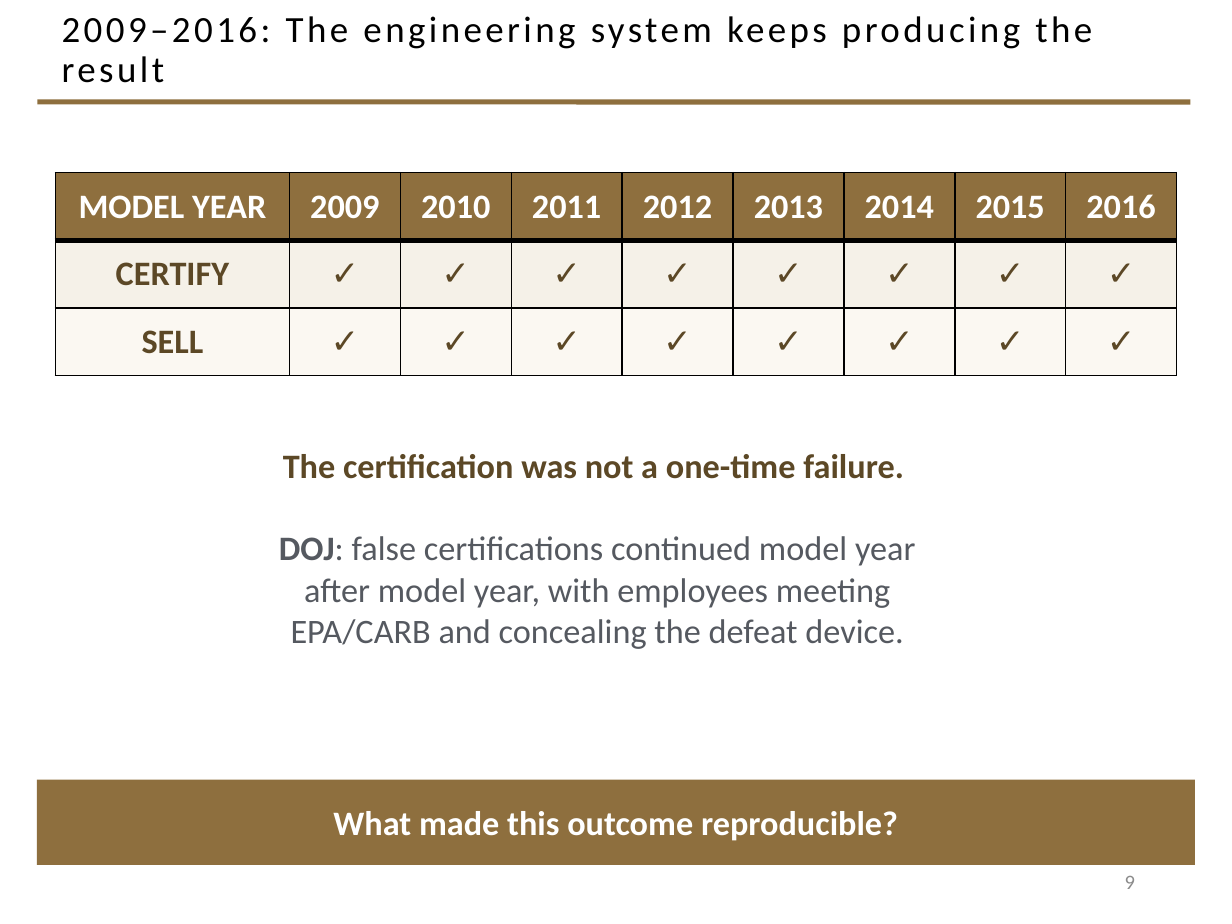
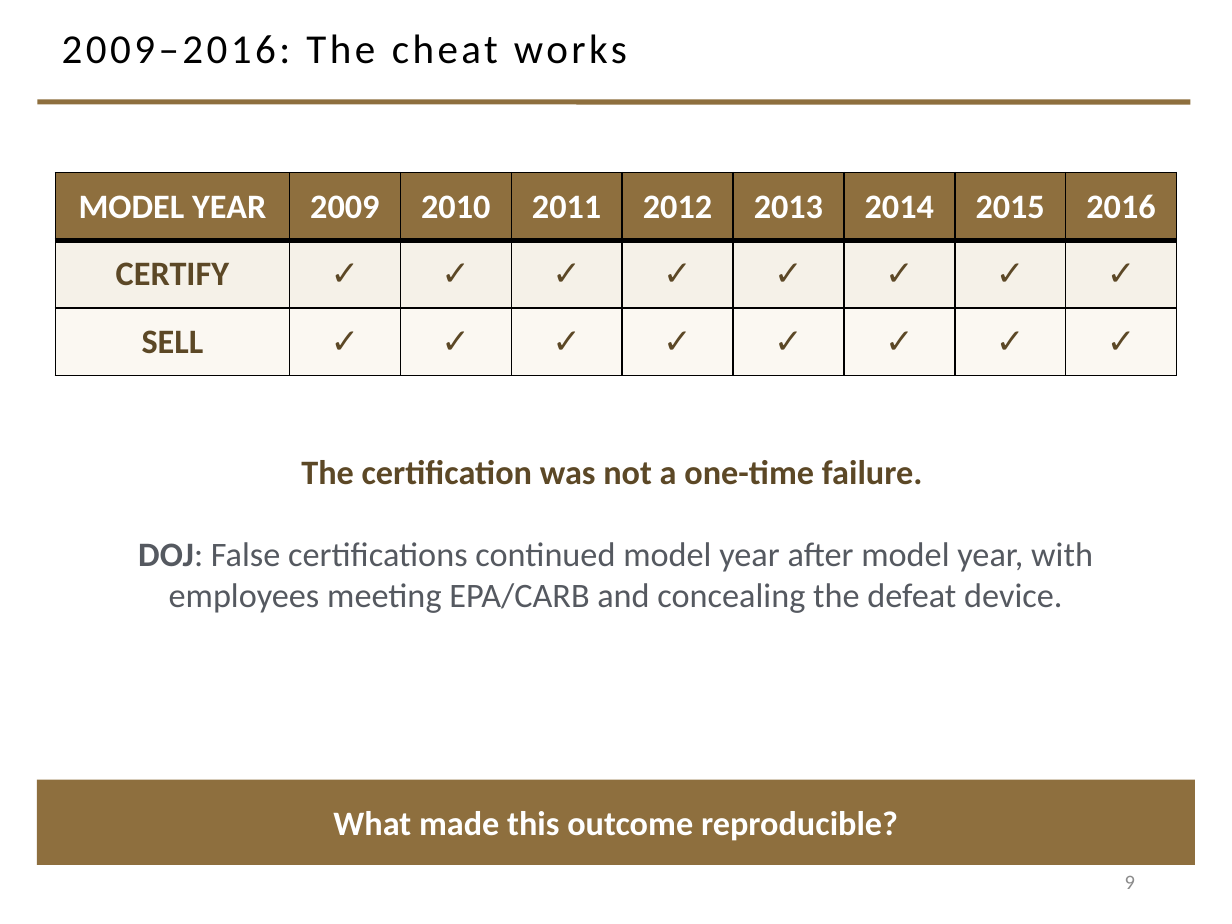
Before and after one commit to davisjam/model-based-agentic-software-engineering, a slide deck: slide 9 of course/lectures/act-2-delegation-and-control/04-failure-aware-engineering/2-4-Failure-Aware-Engineering.pptx. Drawn at 1232x924 pixels with LibreOffice and Linux fonts; fonts in the diff are those of the drawing; background and template pictures are left out. Boxes give left, top, right and bottom in pixels: in the first picture for what was removed or moved away, otherwise in the second. Text is boxed around its words. In the diff, an @@ line names an element or a change of style, - is before the commit and + after.

```diff
--- a/course/lectures/act-2-delegation-and-control/04-failure-aware-engineering/2-4-Failure-Aware-Engineering.pptx
+++ b/course/lectures/act-2-delegation-and-control/04-failure-aware-engineering/2-4-Failure-Aware-Engineering.pptx
@@ title at <box>62,34,627,64</box>: text changed; size 21.6 to 24 pt @@
-2009–2016: The engineering system keeps producing the result
+2009–2016: The cheat works
@@ text "The certification was not a ...": place and size @@
-text "The certification was not a ..." at <box>279,454,915,649</box>
+text "The certification was not a ..." at <box>138,460,1093,613</box>
@@ text at <box>138,542,1093,613</box>: text changed @@
-DOJ: false certifications continued model year after model year, with employees meeting EPA/CARB and concealing the defeat device.
+DOJ: False certifications continued model year after model year, with employees meeting EPA/CARB and concealing the defeat device.
```
Also in this commit, not shown: 14 other slides changed, 2 slides added, 2 slides removed.
